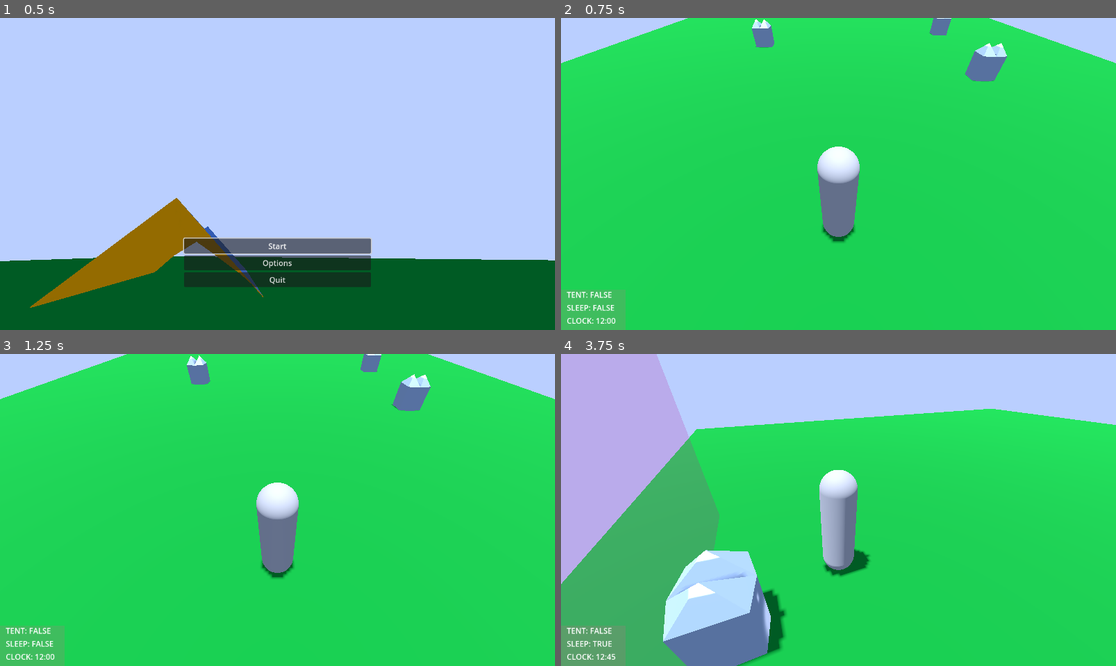
Above: before the commit, frames 1-4 (two rows, left to right).
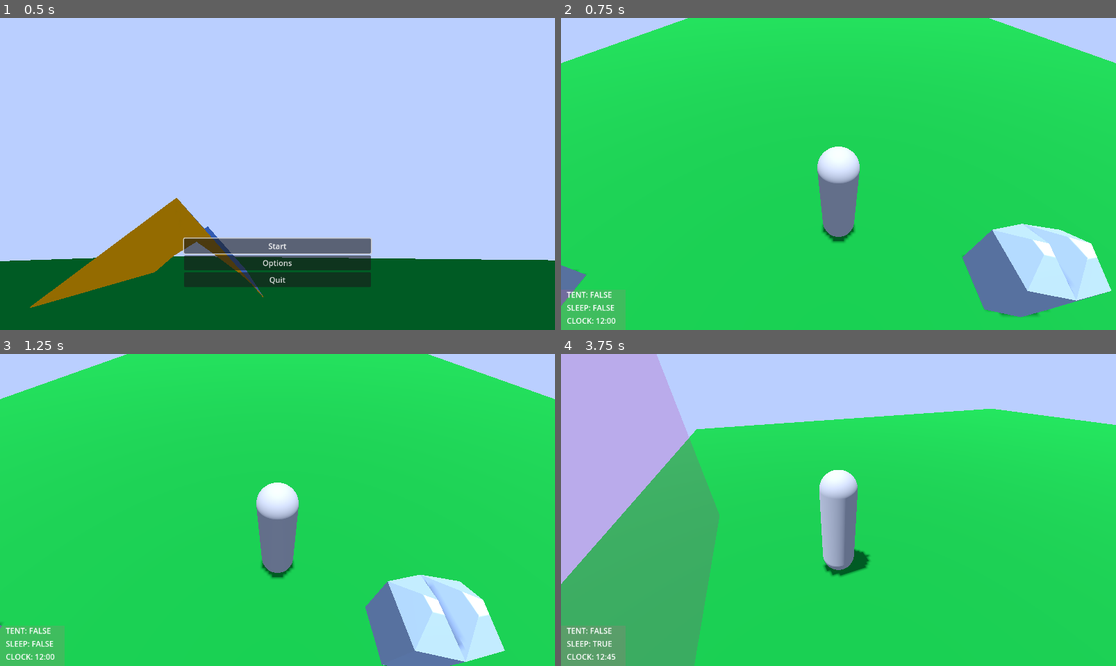
Above: after the commit, the same moments.

Repository: Wake1st/CritterCamper
Game: Godot game, scene res://levels/game_manager.tscn
Two runs of this game, one before a commit and one after it. Both use one fixed random seed, a clock stepped at 60 frames per second and the inputs below.
Inputs (mouse positions are in pixels of both pictures, inside the frame that each line leads up to):
- Up to frame 1 (0.5 s): no input
- Up to frame 2 (0.75 s): click "Start" at 0.5 s
- Up to frame 3 (1.25 s): no input
- Up to frame 4 (3.75 s): move the mouse to (960, 494) at 1.27 s; hold D (right) 1.28-2 s; tap E (action) at 1.35 s; click "Start" at 2 s; move the mouse to (727, 525) at 2.77 s; hold S (backward) 2.78-3.53 s; tap Z (sleep) at 2.85 s; move the mouse to (894, 441) at 3.52 s; hold D (right) from 3.53 s (still down); tap Q (undo_action) at 3.6 s

Frame 1 is identical in both runs. In frame 2, 7.1% of the frame differs, in the area x 0-100%, y 0-96%; in frame 3, 6.6%; in frame 4, 6.4%.

Commit message:
fix - critters triggering exit; cleanup

Diff:
--- a/critter/critter.tscn
+++ b/critter/critter.tscn
@@ -1,4 +1,4 @@
-[gd_scene load_steps=4 format=3]
+[gd_scene load_steps=4 format=3 uid="uid://e251fryoqay5"]
 
 [ext_resource type="Script" path="res://critter/critter.gd" id="1_e4ffa"]
 [ext_resource type="PackedScene" uid="uid://bebbe8jlupwhx" path="res://critter/critter.glb" id="2_tbucm"]
@@ -6,6 +6,8 @@
 [sub_resource type="BoxShape3D" id="BoxShape3D_b284j"]
 
 [node name="critter" type="CharacterBody3D"]
+collision_layer = 4
+collision_mask = 0
 script = ExtResource("1_e4ffa")
 
 [node name="critter" parent="." instance=ExtResource("2_tbucm")]
--- a/levels/01_verdant_slopes.tscn
+++ b/levels/01_verdant_slopes.tscn
@@ -38,13 +38,13 @@
 script = ExtResource("8_x7f7x")
 
 [node name="critter" parent="." instance=ExtResource("9_4cxjr")]
-transform = Transform3D(1, 0, 0, 0, 1, 0, 0, 0, 1, -4.74576, 0, -3.44824)
+transform = Transform3D(1, 0, 0, 0, 1, 0, 0, 0, 1, -4.76438, 9.53674e-07, 11.2026)
 
 [node name="critter2" parent="." instance=ExtResource("9_4cxjr")]
-transform = Transform3D(1, 0, 0, 0, 1, 0, 0, 0, 1, 6.73208, 0, 2.35844)
+transform = Transform3D(1, 0, 0, 0, 1, 0, 0, 0, 1, 0.175838, 0, 14.4632)
 
 [node name="critter3" parent="." instance=ExtResource("9_4cxjr")]
-transform = Transform3D(1, 0, 0, 0, 1, 0, 0, 0, 1, 7.89252, 0, -6.66817)
+transform = Transform3D(1, 0, 0, 0, 1, 0, 0, 0, 1, 2.99085, 9.53674e-07, 10.9023)
 
 [connection signal="placed_item" from="Player/BuildPoint" to="BuildManager" method="_on_build_point_placed_item"]
 [connection signal="removed_item" from="Player/BuildPoint" to="BuildManager" method="_on_build_point_removed_item"]
--- a/project.godot
+++ b/project.godot
@@ -57,6 +57,7 @@
 
 3d_physics/layer_1="Player"
 3d_physics/layer_2="Entries"
+3d_physics/layer_3="Critters"
 
 [rendering]
 
Not shown: 1 places in levels/01_verdant_slopes.tscn that only renumber resources
